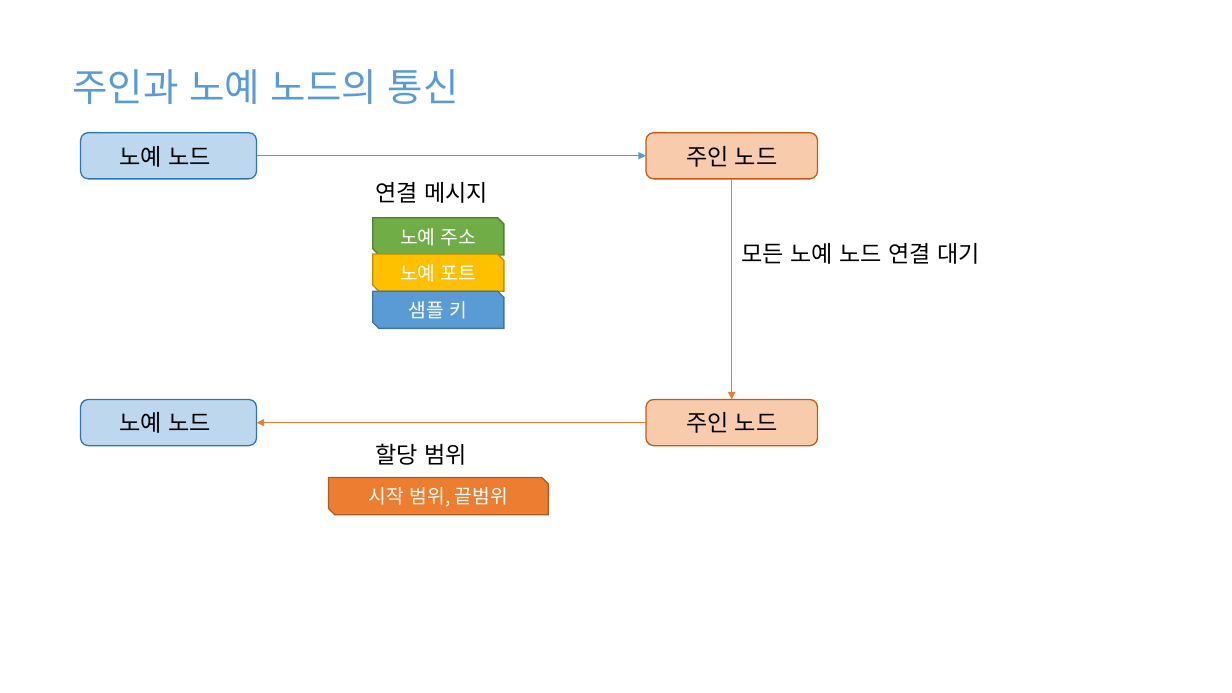
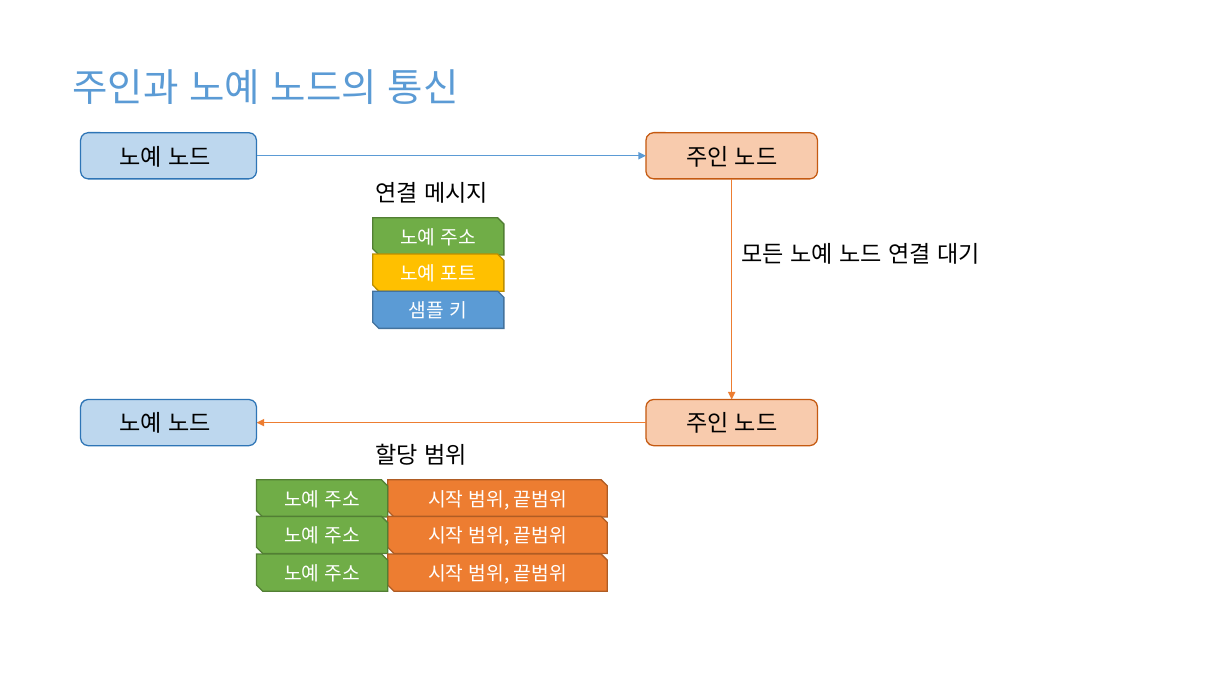
Before and after one commit to HoOngEe/cs434-doc, a slide deck: slide 10 of Design.pptx. Drawn at 1232x693 pixels with LibreOffice and Linux fonts; fonts in the diff are those of the drawing. Boxes give left, top, right and bottom in pixels: in the first picture for what was removed or moved away, otherwise in the second. Text is boxed around its words. In the diff, an @@ line names an element or a change of style, - is before the commit and + after.

```diff
--- a/Design.pptx
+++ b/Design.pptx
@@ snip diag rect "시작 범위, 끝범위" moved from (x1=329, y1=478, x2=549, y2=515) to (x1=388, y1=480, x2=608, y2=517) @@
@@ group added at (x1=257, y1=480, x2=608, y2=592): 5 snip diag rects @@
+노예 주소
+시작 범위, 끝범위
+노예 주소
+시작 범위, 끝범위
+노예 주소
```
Also in this commit, not shown: 10 slides added.
